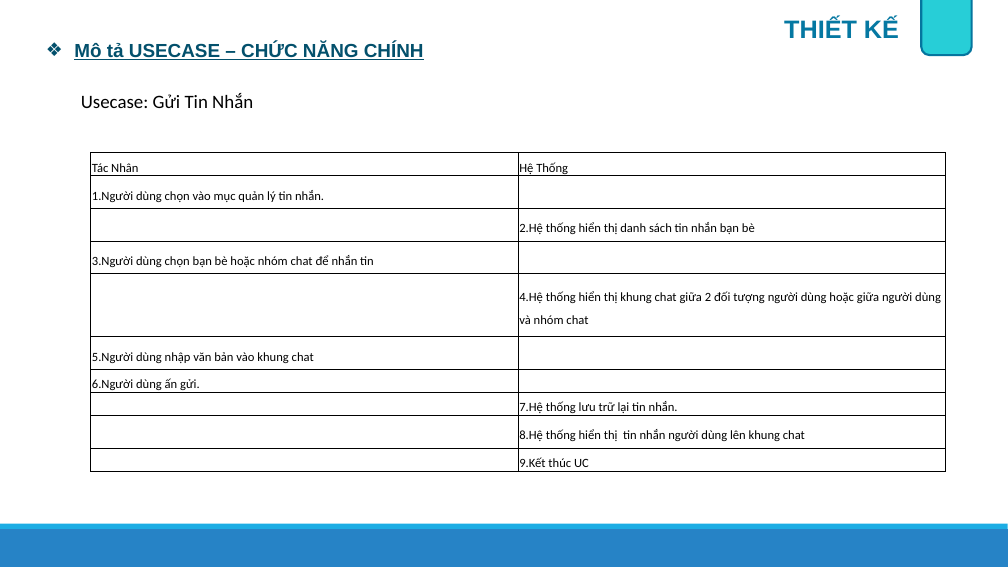
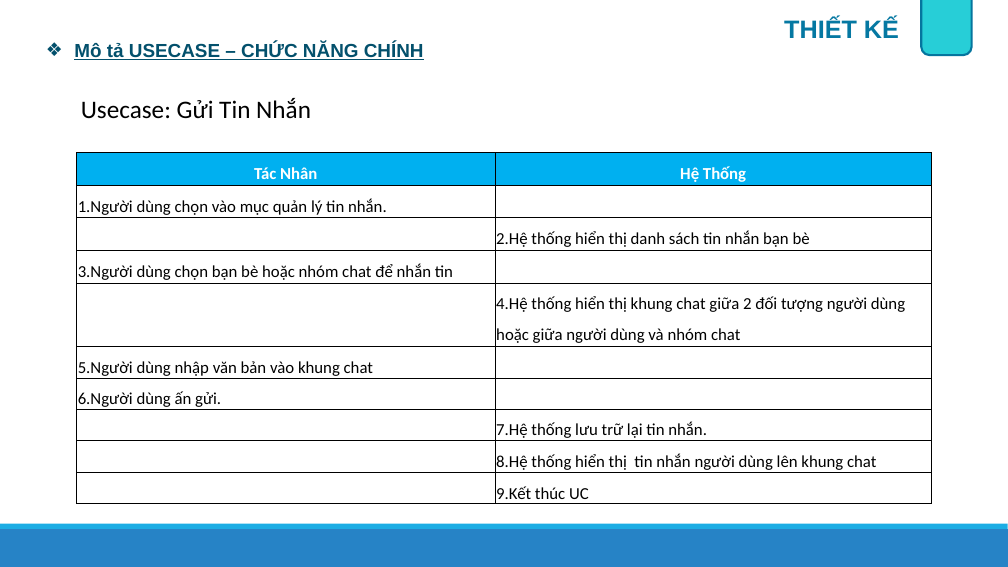
Before and after one commit to onebabyq/ung-dung-quan-li-tin-nhan-congnghemoi, a slide deck: slide 9 of Slide_BaoCao/AppChat_Nhom6.pptx (slide 11 before the commit). Drawn at 1008x567 pixels with LibreOffice and Linux fonts; fonts in the diff are those of the drawing. Boxes give left, top, right and bottom in pixels: in the first picture for what was removed or moved away, otherwise in the second. Text is boxed around its words. In the diff, an @@ line names an element or a change of style, - is before the commit and + after.

```diff
--- a/Slide_BaoCao/AppChat_Nhom6.pptx
+++ b/Slide_BaoCao/AppChat_Nhom6.pptx
@@ text "Usecase: Gửi Tin Nhắn" at box(81, 98, 311, 119): size 18 to 24 pt @@
@@ table at box(76, 153, 932, 503) @@
@@ fill #FFFFFF to #00B0F0 in row 1 @@
@@ size 12 to 16 pt @@
@@ text colour #000000 to #FFFFFF, bold on in "Tác Nhân", "Hệ Thống" @@
@@ alignment left to centre @@
@@ table: place and size @@
-table at box(91, 153, 945, 471)
+table at box(76, 153, 932, 503)
```
Also in this commit, not shown: 7 other slides changed, 2 slides added, 3 slides removed.
